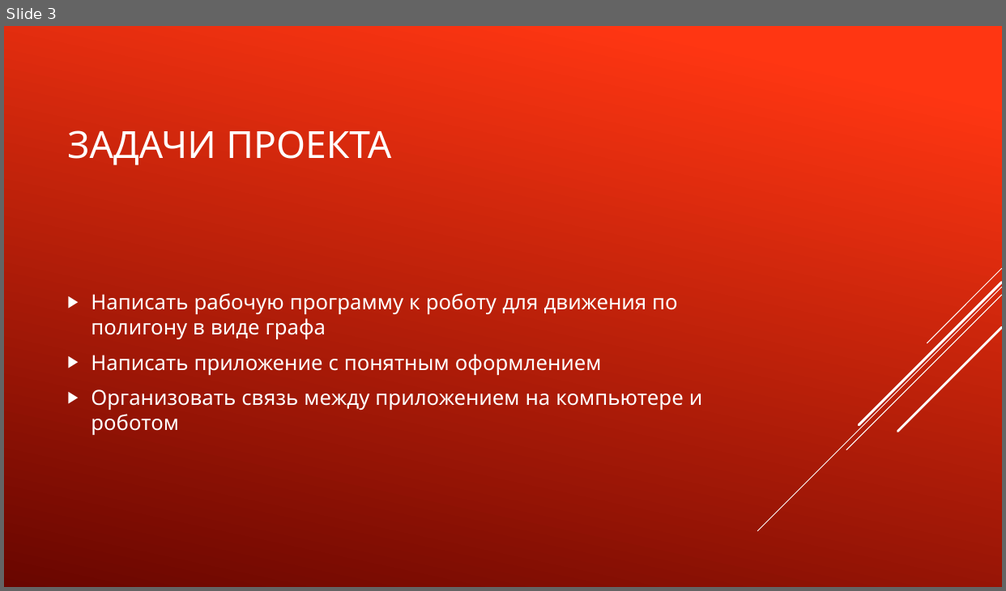
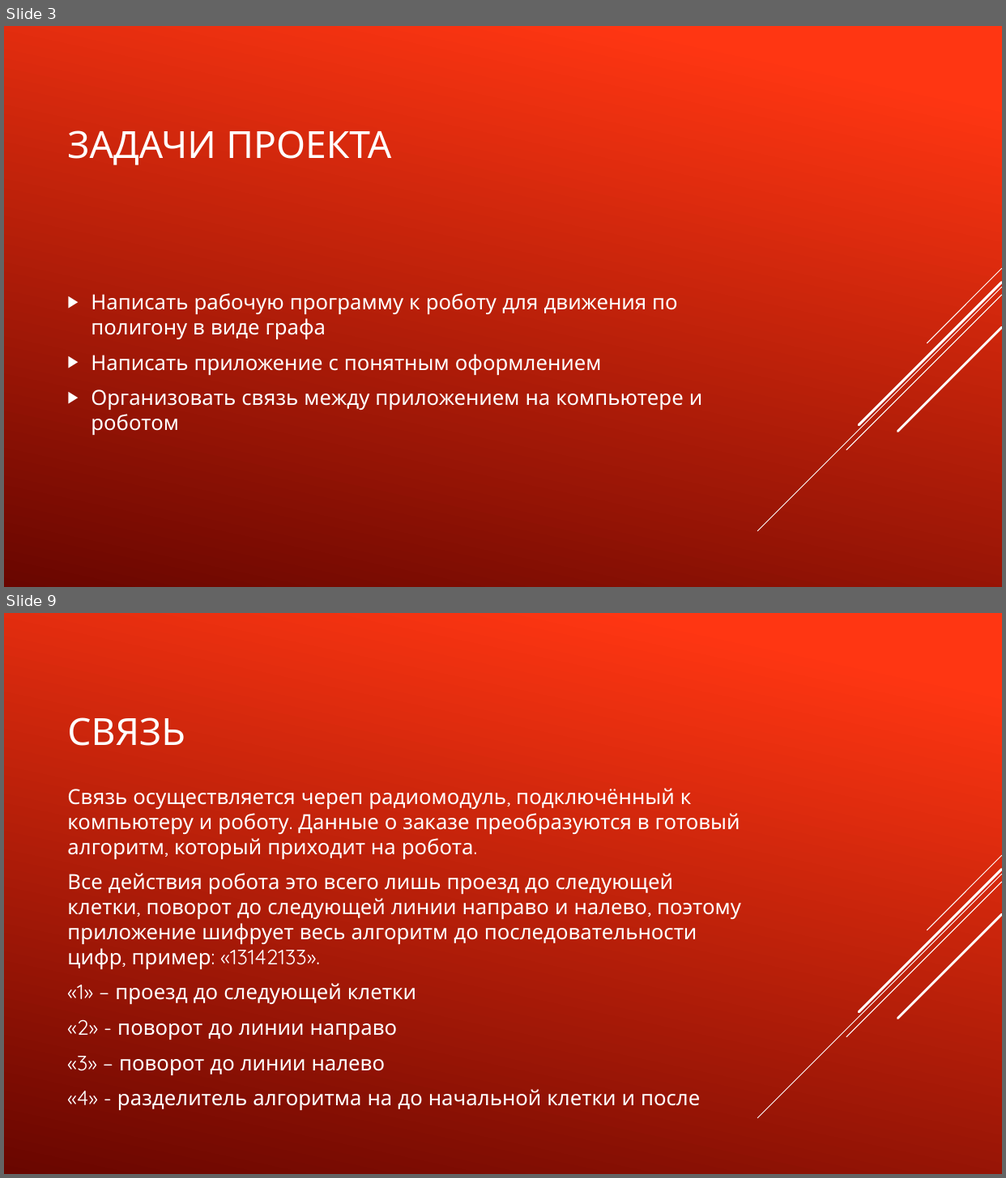
Before and after one commit to TransoChel/ProjectRobotLogistic, a slide deck: Проект «Робот-логист».pptx. Shown one above the other, each under a label of ours: slide 3 before the commit, slides 3 and 9 after it; the slides between them are not shown. The pictures are 1006x591 and 1006x1178 pixels, drawn with LibreOffice and Linux fonts; fonts in the diff are those of the drawing. Boxes give left, top, right and bottom in pixels: in the first picture for what was removed or moved away, otherwise in the second. Text is boxed around its words. In the diff, an @@ line names an element or a change of style, - is before the commit and + after.

```diff
--- a/Проект «Робот-логист».pptx
+++ b/Проект «Робот-логист».pptx
@@ slide 9 added at box(4, 613, 1002, 1174), background gradient #FF3712 to #6A0600; not listed: 5 template elements that a slide beside it also shows @@
@@ title added at box(67, 717, 185, 746), 36 pt, text #FFFFFF @@
+СВЯЗЬ
@@ text added at box(67, 788, 741, 1110), 20 pt, text #FFFFFF @@
+Связь осуществляется череп радиомодуль, подключённый к компьютеру и роботу. Данные о заказе преобразуются в готовый алгоритм, который приходит на робота.
+Все действия робота это всего лишь проезд до следующей клетки, поворот до следующей линии направо и налево, поэтому приложение шифрует весь алгоритм до последовательности цифр, пример: «13142133».
+«1» – проезд до следующей клетки
+«2» - поворот до линии направо
+«3» – поворот до линии налево
+«4» - разделитель алгоритма на до начальной клетки и после
```
Also in this commit, not shown: 3 slides changed, 4 other slides added, 1 slide removed, 5 other files.
